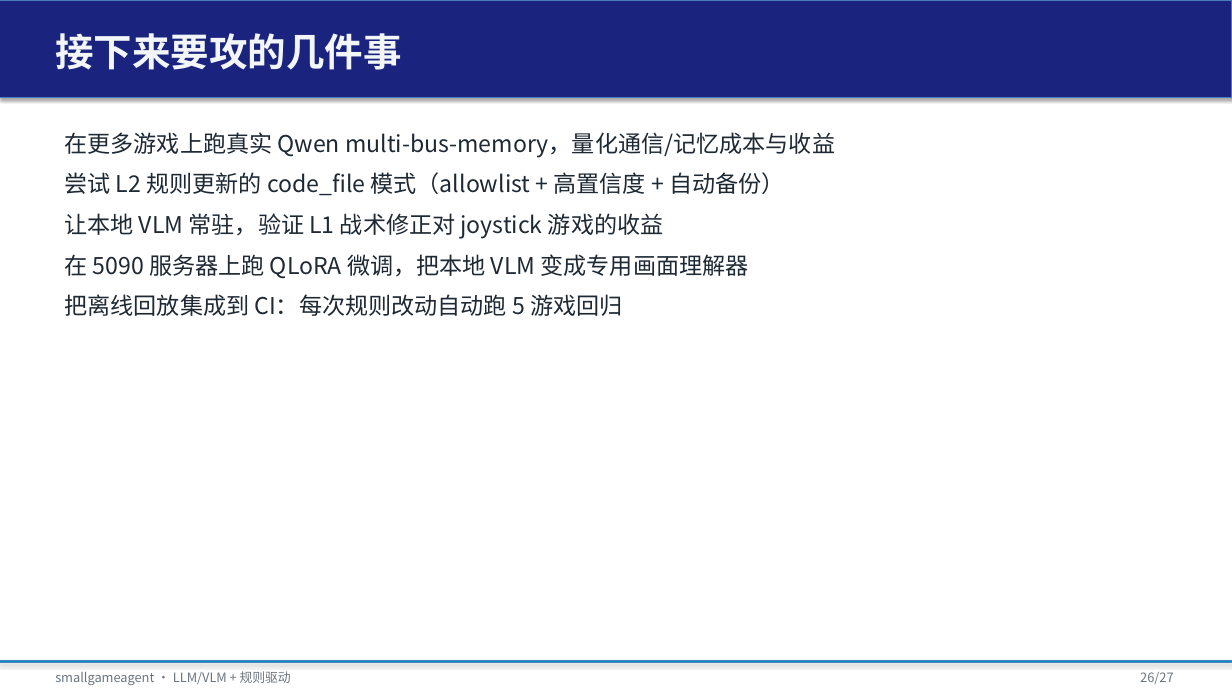
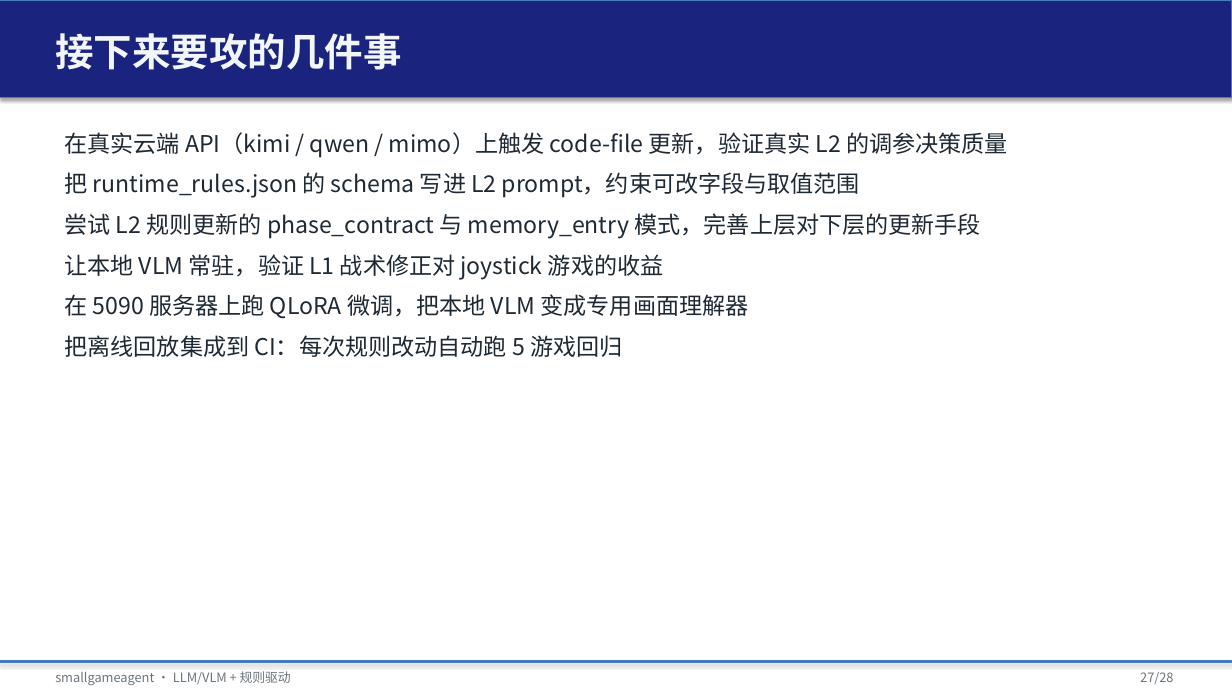
Before and after one commit to tzhazuma/smallgameagent, a slide deck: slide 27 of reports/smallgameagent_report.pptx (slide 26 before the commit). Drawn at 1232x693 pixels with LibreOffice and Linux fonts; fonts in the diff are those of the drawing. Boxes give left, top, right and bottom in pixels: in the first picture for what was removed or moved away, otherwise in the second. Text is boxed around its words. In the diff, an @@ line names an element or a change of style, - is before the commit and + after.

Commit message:
feat: L2 code-file rule update with runtime_rules.json
- Add configs/runtime_rules.json as allow-listed tunable config.
- RuleEngine reads runtime parameters via _param(): memory > file > default.
- RuleUpdateApplier supports safe code-file patches (allowlist, confidence>=0.9,
  auto-backup, unique search block, pending queue).
- Add src/experiments/exp_code_file_rule_update.py: mock L2 changes
  stuck_escape_threshold 5->3 on SSD_00461P01 offline replay; verified
  immediate effect and automatic restore.
- Update REPORT.md / EXPERIMENT_RESULTS.md / PPT with code-file update design
  and results; humanize several slide bullets.
- Tests: 47 passed; ruff clean.

```diff
--- a/reports/smallgameagent_report.pptx
+++ b/reports/smallgameagent_report.pptx
@@ text at (x1=64, y1=132, x2=1008, y2=239): text changed @@
-在更多游戏上跑真实 Qwen multi-bus-memory，量化通信/记忆成本与收益
-尝试 L2 规则更新的 code_file 模式（allowlist + 高置信度 + 自动备份）
+在真实云端 API（kimi / qwen / mimo）上触发 code-file 更新，验证真实 L2 的调参决策质量
+把 runtime_rules.json 的 schema 写进 L2 prompt，约束可改字段与取值范围
+尝试 L2 规则更新的 phase_contract 与 memory_entry 模式，完善上层对下层的更新手段
@@ text at (x1=1140, y1=672, x2=1173, y2=684): text changed @@
-26/27
+27/28
```
Also in this commit, not shown: 25 other slides changed, 1 slide added, 10 other files.
